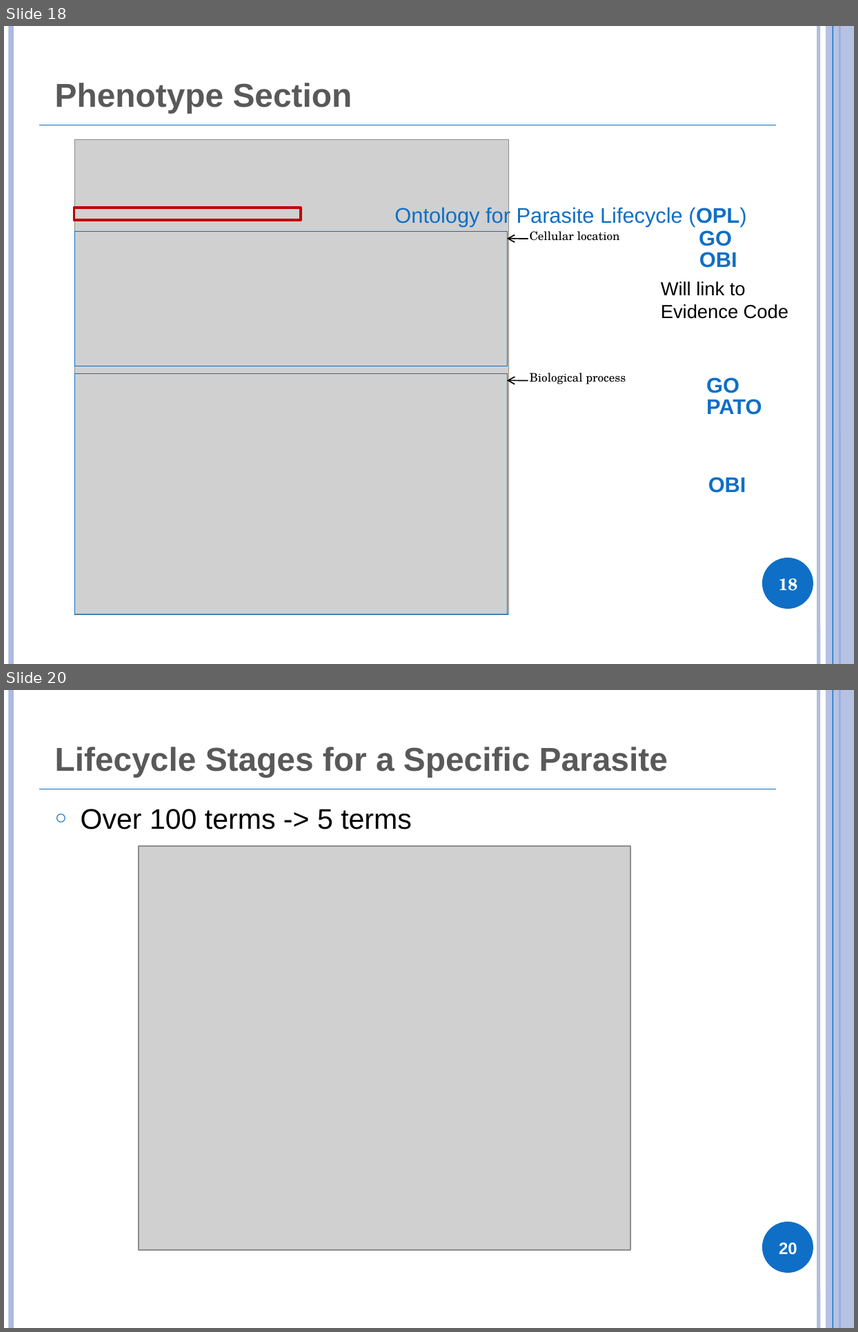
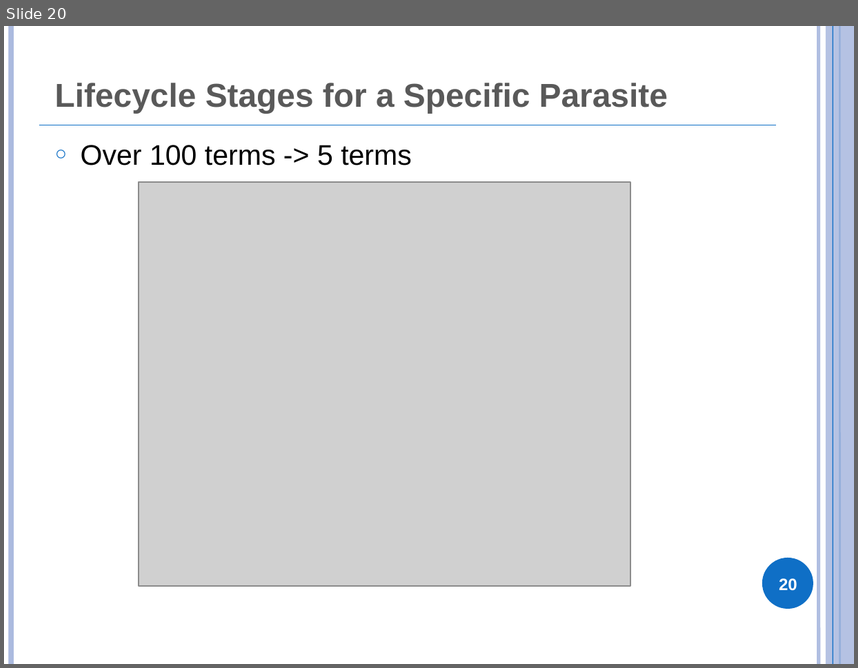
Before and after one commit to obi-ontology/obi-legacy-svn, a slide deck: trunk/docs/presentations/OBI tutorial July 2011 ICBO/EuPathDB.pptx. Shown one above the other, each under a label of ours: slides 18 and 20 before the commit, slide 20 after it; the slides between them are not shown. The pictures are 858x1332 and 858x668 pixels, drawn with LibreOffice and Linux fonts; fonts in the diff are those of the drawing; grey boxes stand for pictures. Boxes give left, top, right and bottom in pixels: in the first picture for what was removed or moved away, otherwise in the second. Text is boxed around its words. In the diff, an @@ line names an element or a change of style, - is before the commit and + after.

```diff
--- a/trunk/docs/presentations/OBI tutorial July 2011 ICBO/EuPathDB.pptx
+++ b/trunk/docs/presentations/OBI tutorial July 2011 ICBO/EuPathDB.pptx
@@ slide 18 removed at <box>4,26,854,664</box>, background #FFFFFF; not listed: 7 template elements that a slide beside it also shows @@
@@ title removed at <box>55,83,352,113</box> @@
-Phenotype Section
@@ picture removed at <box>74,139,508,613</box> @@
@@ rectangle removed at <box>74,208,301,221</box> @@
@@ text removed at <box>395,205,746,226</box> @@
-Ontology for Parasite Lifecycle (OPL)
@@ rectangle removed at <box>74,232,506,366</box> @@
@@ text removed at <box>530,231,620,241</box> @@
-Cellular location
@@ text removed at <box>699,230,732,246</box> @@
-GO
@@ arrow removed from (528, 239) to (507, 239) @@
@@ text removed at <box>700,252,737,267</box> @@
-OBI
@@ text removed at <box>661,281,789,319</box> @@
-Will link to
-Evidence Code
@@ rectangle removed at <box>74,373,506,613</box> @@
@@ text removed at <box>530,372,626,384</box> @@
-Biological process
@@ text removed at <box>706,377,740,393</box> @@
-GO
@@ arrow removed from (528, 381) to (507, 381) @@
@@ text removed at <box>706,399,762,414</box> @@
-PATO
@@ text removed at <box>708,477,746,492</box> @@
-OBI
@@ page number removed at <box>779,578,798,590</box> @@
-18
```
Also in this commit, not shown: 6 slides changed, 2 slides added, 1 other slide removed.
